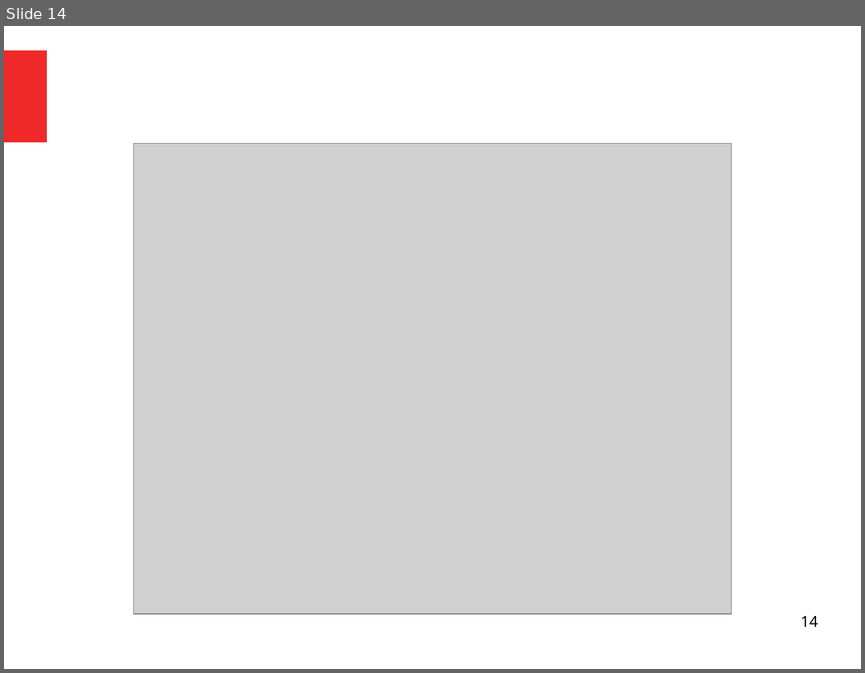
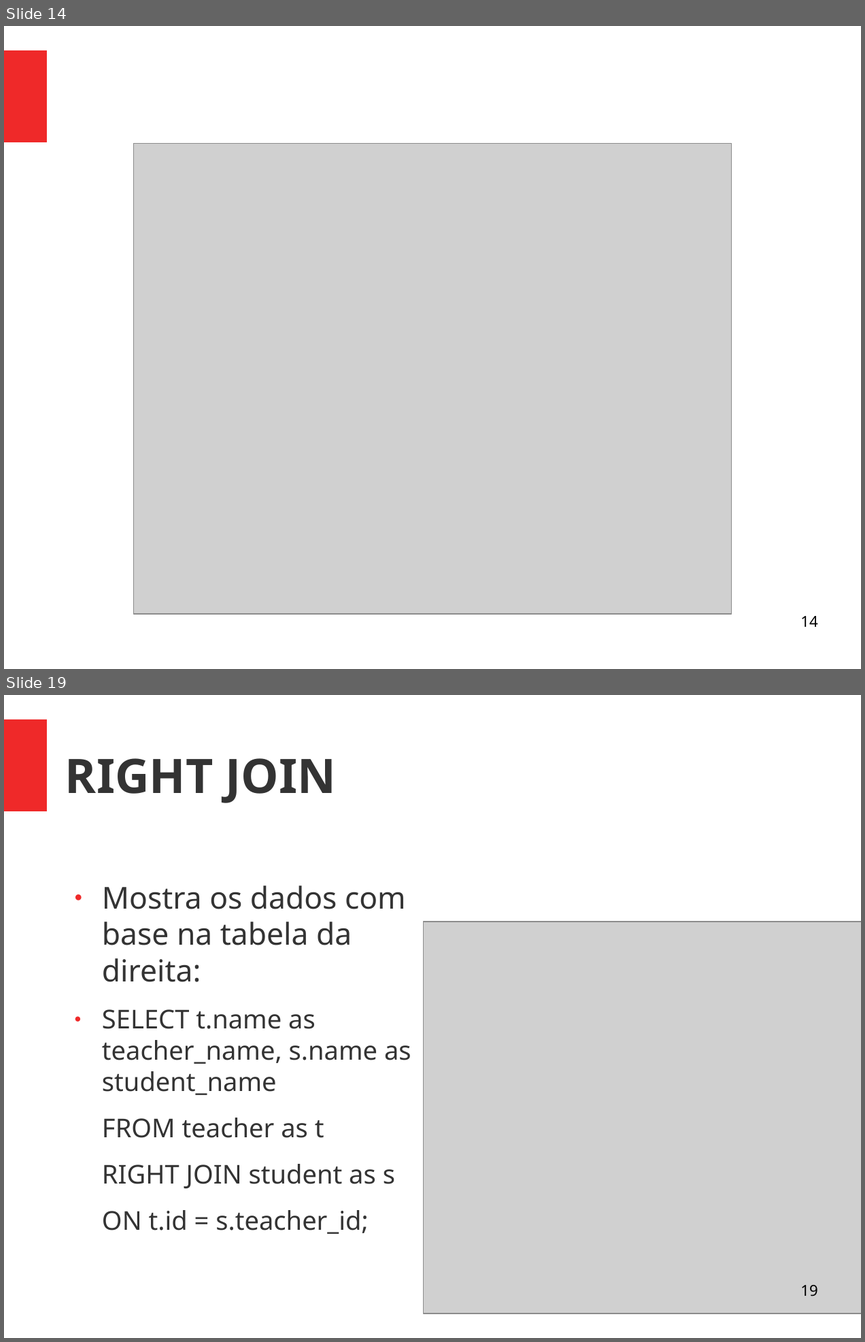
Before and after one commit to viniciusalveshax/aulas, a slide deck: banco-de-dados-2/aula3/bd2-pdf3-sql.odp. Shown one above the other, each under a label of ours: slide 14 before the commit, slides 14 and 19 after it; the slides between them are not shown. The pictures are 865x673 and 865x1342 pixels, drawn with LibreOffice and Linux fonts; fonts in the diff are those of the drawing; grey boxes stand for pictures. Boxes give left, top, right and bottom in pixels: in the first picture for what was removed or moved away, otherwise in the second. Text is boxed around its words. In the diff, an @@ line names an element or a change of style, - is before the commit and + after.

```diff
--- a/banco-de-dados-2/aula3/bd2-pdf3-sql.odp
+++ b/banco-de-dados-2/aula3/bd2-pdf3-sql.odp
@@ slide 19 added at (x1=4, y1=695, x2=861, y2=1338), background #FFFFFF; not listed: 1 template element that a slide beside it also shows @@
@@ title added at (x1=65, y1=758, x2=337, y2=803), 44 pt, text #333333, bold @@
+RIGHT JOIN
@@ text added at (x1=102, y1=885, x2=411, y2=1234), 24 pt, text #333333 @@
+● Mostra os dados com base na tabela da direita:
+● SELECT t.name as teacher_name, s.name as student_name
+FROM teacher as t
+RIGHT JOIN student as s
+ON t.id = s.teacher_id;
@@ picture added at (x1=424, y1=921, x2=861, y2=1313) @@
@@ page number added at (x1=800, y1=1285, x2=817, y2=1295), 14 pt, text #000000 @@
+19
```
Also in this commit, not shown: 3 slides changed, 4 other slides added, 1 other file.
